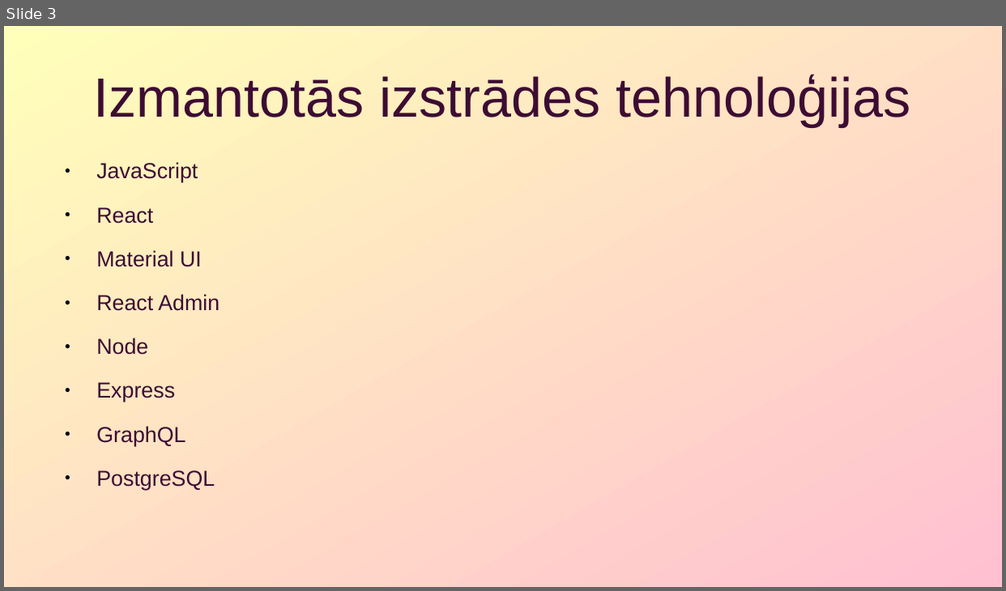
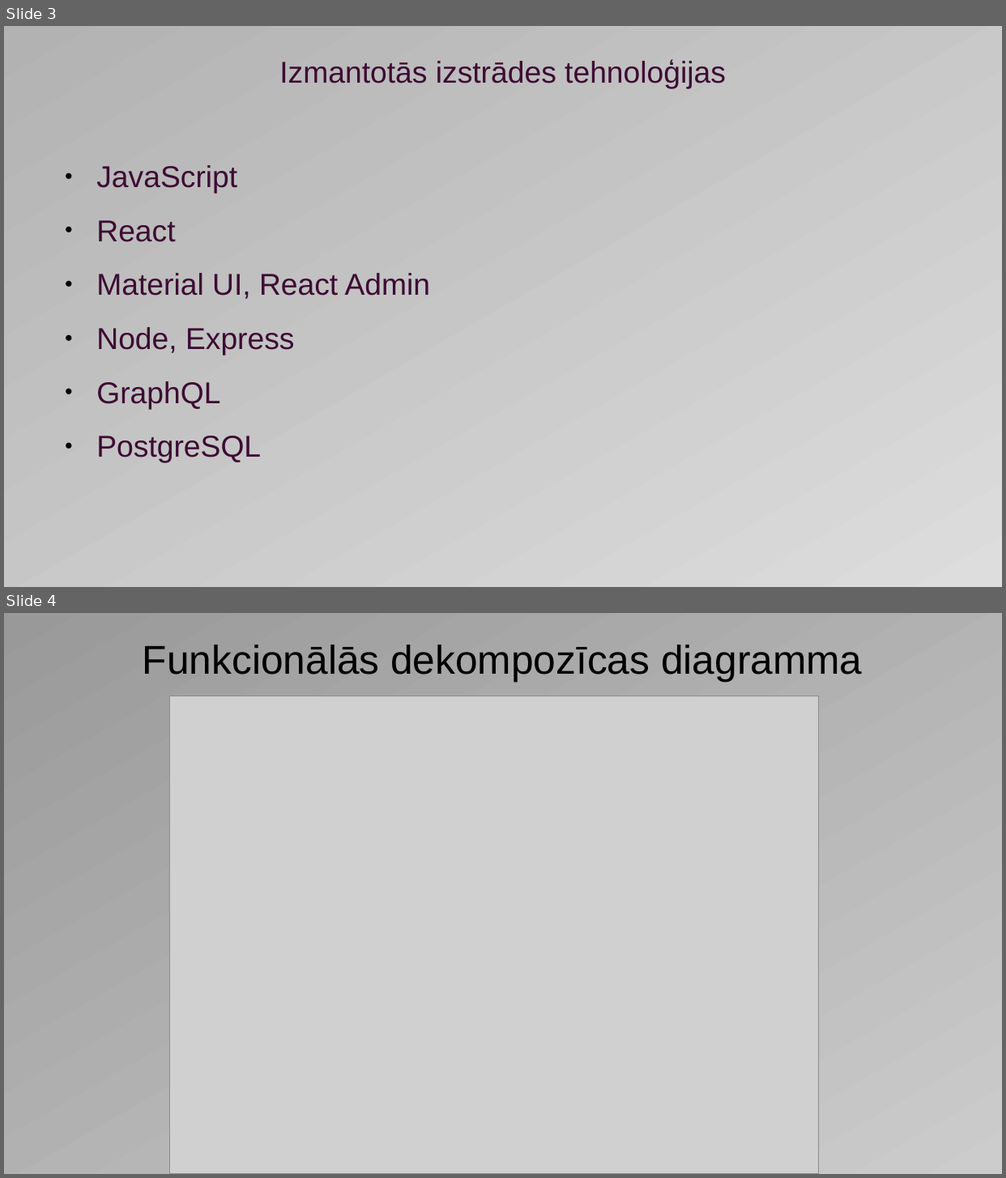
Before and after one commit to rvtprog-kval-21/d41-DenissStrombergs-InternetaVeikalaDatuUzskaitesAutomatizetaSistema, a slide deck: dokumentacija/prezentacija.pptx. Shown one above the other, each under a label of ours: slide 3 before the commit, slides 3 and 4 after it. The pictures are 1006x591 and 1006x1178 pixels, drawn with LibreOffice and Linux fonts; fonts in the diff are those of the drawing; grey boxes stand for pictures. Boxes give left, top, right and bottom in pixels: in the first picture for what was removed or moved away, otherwise in the second. Text is boxed around its words. In the diff, an @@ line names an element or a change of style, - is before the commit and + after.

```diff
--- a/dokumentacija/prezentacija.pptx
+++ b/dokumentacija/prezentacija.pptx
@@ slide 4 added at box(4, 613, 1002, 1174), background gradient #999999 to #CCCCCC @@
@@ text added at box(143, 645, 862, 682), 32 pt, text #000000 @@
+Funkcionālās dekompozīcas diagramma
@@ picture added at box(170, 696, 819, 1174) @@
@@ slide 3 changed as well @@
@@ background gradient #FFFFB9 to #FFC0D1 to gradient #B2B2B2 to #DDDDDD @@
@@ text "Izmantotās izstrādes tehnoloģijas" at box(279, 59, 726, 89): size 44 to 24 pt @@
@@ text at box(96, 165, 261, 463): size 17.3 to 24 pt in "JavaScript", "React", "GraphQL", "PostgreSQL" @@
@@ text at box(96, 273, 431, 356): text changed; size 17.3 to 24 pt @@
-● Material UI
-● React Admin
-● Node
-● Express
+● Material UI, React Admin
+● Node, Express
```
Also in this commit, not shown: 4 other slides changed, 3 other slides added, 4 slides removed, 2 other files.
